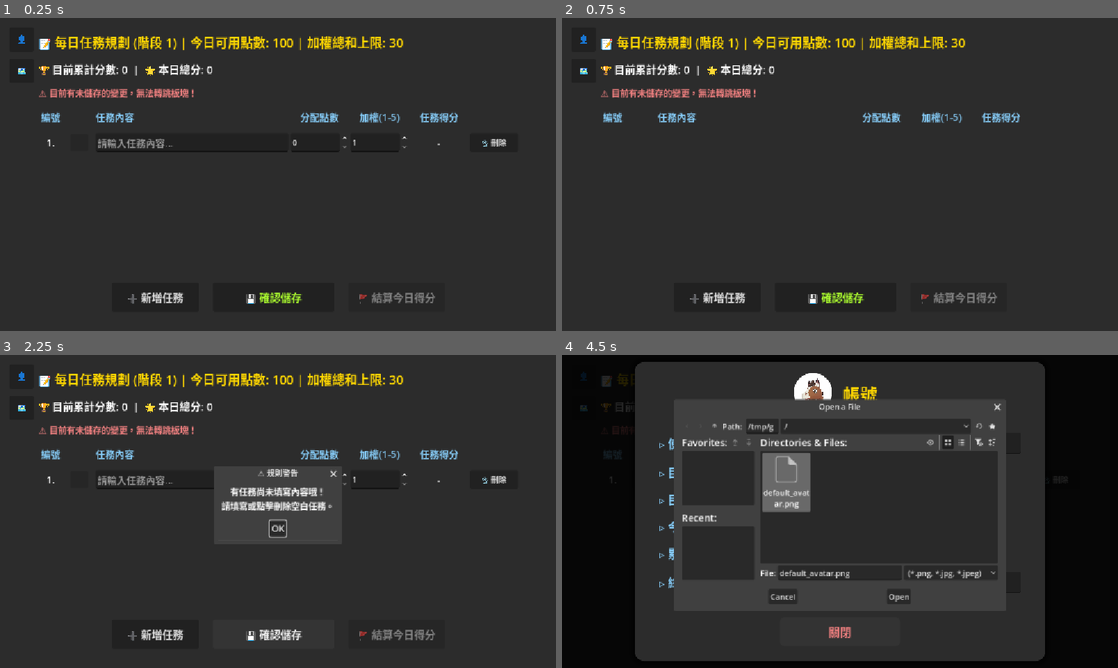
Above: before the commit, frames 1-4 (two rows, left to right).
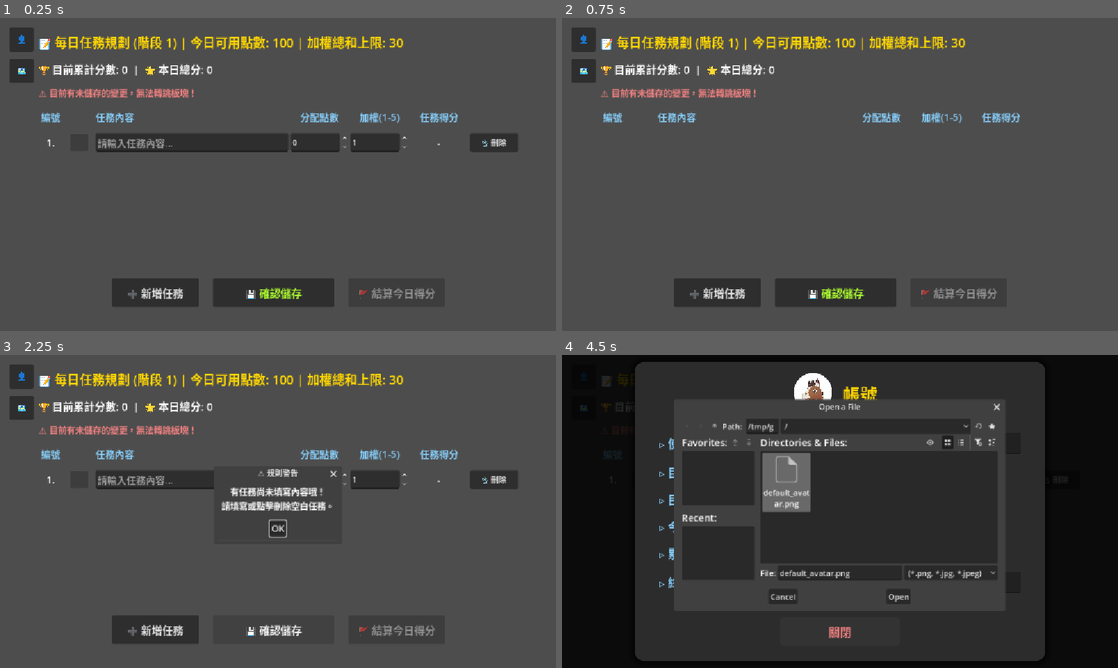
Above: after the commit, the same moments.

Repository: mirloss695/todo-monopoly
Game: Godot game, scene res://main.tscn
The game is run twice, just before and just after one commit, with the same random seed, the same clock (stepped at 60 frames per second) and the same inputs.
Inputs (mouse positions are in pixels of both pictures, inside the frame that each line leads up to):
- Up to frame 1 (0.25 s): no input
- Up to frame 2 (0.75 s): click "🗑️ 刪除" at 0.5 s
- Up to frame 3 (2.25 s): click "➕ 新增任務" at 1.25 s; click "💾 確認儲存" at 2 s
- Up to frame 4 (4.5 s): click "OK" at 2.75 s; click "👤" at 3.5 s; click (812, 392) at 4.25 s

The runs differ from the first frame. In frame 1, 88% of the frame differs, in the area x 0-100%, y 0-100%; in frame 2, 92%; in frame 3, 84%; in frame 4, 0.1%.

Commit message:
版面調整
1、稱大任務列滾動框
2、下調任務面板下方三按鈕

Diff:
--- a/main.gd
+++ b/main.gd
@@ -19,7 +19,8 @@
 var is_map_completed = false
 
 func _ready():
-	# 移除原本不穩定的 anchors，改用 _on_window_resized 動態撐滿
+	self.set_anchors_preset(Control.PRESET_FULL_RECT)
+
 	top_bar = VBoxContainer.new()
 	top_bar.position = Vector2(20, 20)
 	top_bar.add_theme_constant_override("separation", 15)
@@ -83,7 +84,7 @@
 
 func _on_window_resized():
 	var screen_size = get_viewport_rect().size
-	self.size = screen_size # 【關鍵修改】強制 Main 撐滿螢幕
+	# 【關鍵修復】拿掉會干擾 Godot 原生 Anchor 的手動尺寸設定
 	if next_day_btn:
 		next_day_btn.position = screen_size - next_day_btn.size - Vector2(40, 40)
 
--- a/todol_list.gd
+++ b/todol_list.gd
@@ -22,32 +22,29 @@
 var board_status_label: Label
 
 func _ready():
-	get_viewport().size_changed.connect(_on_window_resized)
+	# 【關鍵修復】確保根節點錨點填滿全螢幕
+	self.set_anchors_preset(Control.PRESET_FULL_RECT)
 	daily_points_limit = current_stage * 100
 	setup_ui()
-	_on_window_resized()
 	add_task_row()
-
-func _on_window_resized():
-	var screen_size = get_viewport_rect().size
-	self.size = screen_size
-	if bg:
-		bg.size = screen_size
-	if margin:
-		margin.size = screen_size
 
 func setup_ui():
 	bg = ColorRect.new()
 	bg.color = Color("#2C2C2C")
 	add_child(bg)
+	# 【關鍵修復】確保背景顏色完全填滿全螢幕，解決左上角破洞
+	bg.set_anchors_preset(Control.PRESET_FULL_RECT)
 
 	margin = MarginContainer.new()
-	# 【修改】將頂部邊距調小至 30，讓標題與懸浮按鈕水平對齊
+	add_child(margin)
+	# 【關鍵修復】確保排版容器填滿全螢幕
+	margin.set_anchors_preset(Control.PRESET_FULL_RECT)
+
+	# 這裡維持你上一步調整的完美邊距設定
 	margin.add_theme_constant_override("margin_top", 30)
 	margin.add_theme_constant_override("margin_left", 80)
 	margin.add_theme_constant_override("margin_right", 80)
 	margin.add_theme_constant_override("margin_bottom", 40)
-	add_child(margin)
 
 	var main_vbox = VBoxContainer.new()
 	main_vbox.add_theme_constant_override("separation", 20)
@@ -88,7 +85,7 @@
 
 	var scroll = ScrollContainer.new()
 	scroll.size_flags_vertical = SIZE_EXPAND_FILL
-	scroll.custom_minimum_size = Vector2(0, 150)
+	scroll.custom_minimum_size = Vector2(0, 250)
 	tasks_container = VBoxContainer.new()
 	tasks_container.size_flags_horizontal = SIZE_EXPAND_FILL
 	scroll.add_child(tasks_container)
@@ -120,7 +117,10 @@
 	finish_btn.disabled = true
 	finish_btn.pressed.connect(_on_finish_pressed)
 	btn_hbox.add_child(finish_btn)
-
+	var spacer = Control.new()
+	# 這裡的 Y 值 (50) 可以根據你想下移的幅度自由調大
+	spacer.custom_minimum_size = Vector2(0, 10)
+	main_vbox.add_child(spacer)
 	main_vbox.add_child(btn_hbox)
 
 	warning_dialog = AcceptDialog.new()
